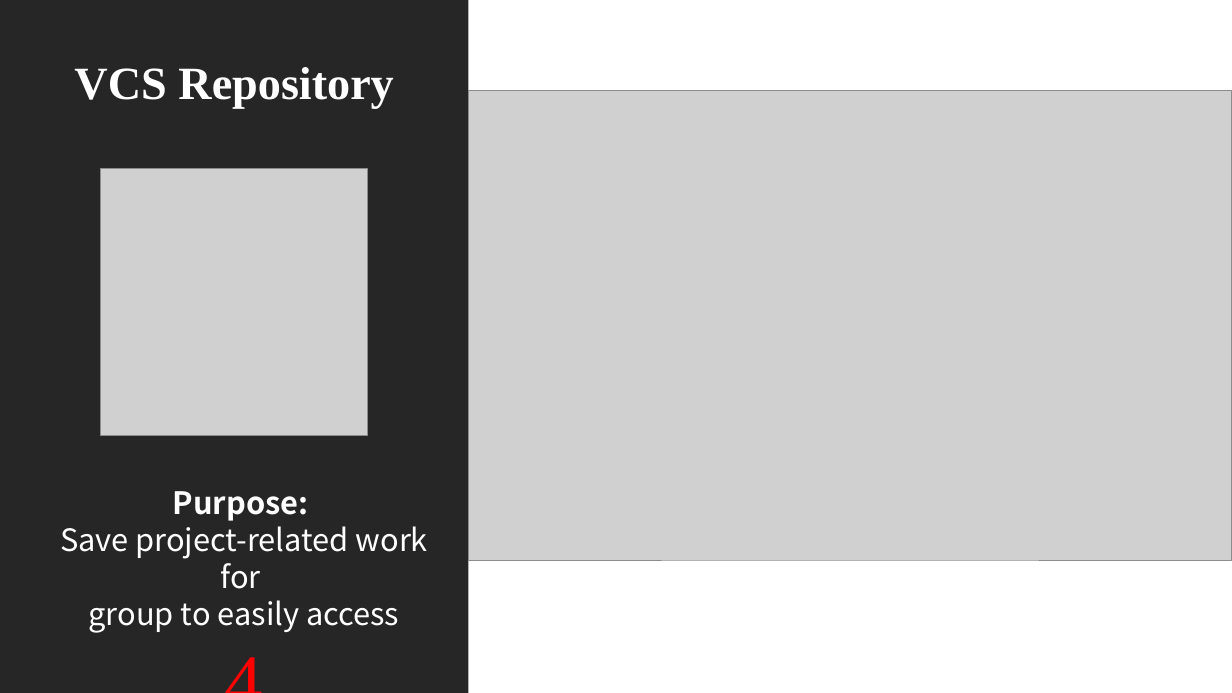
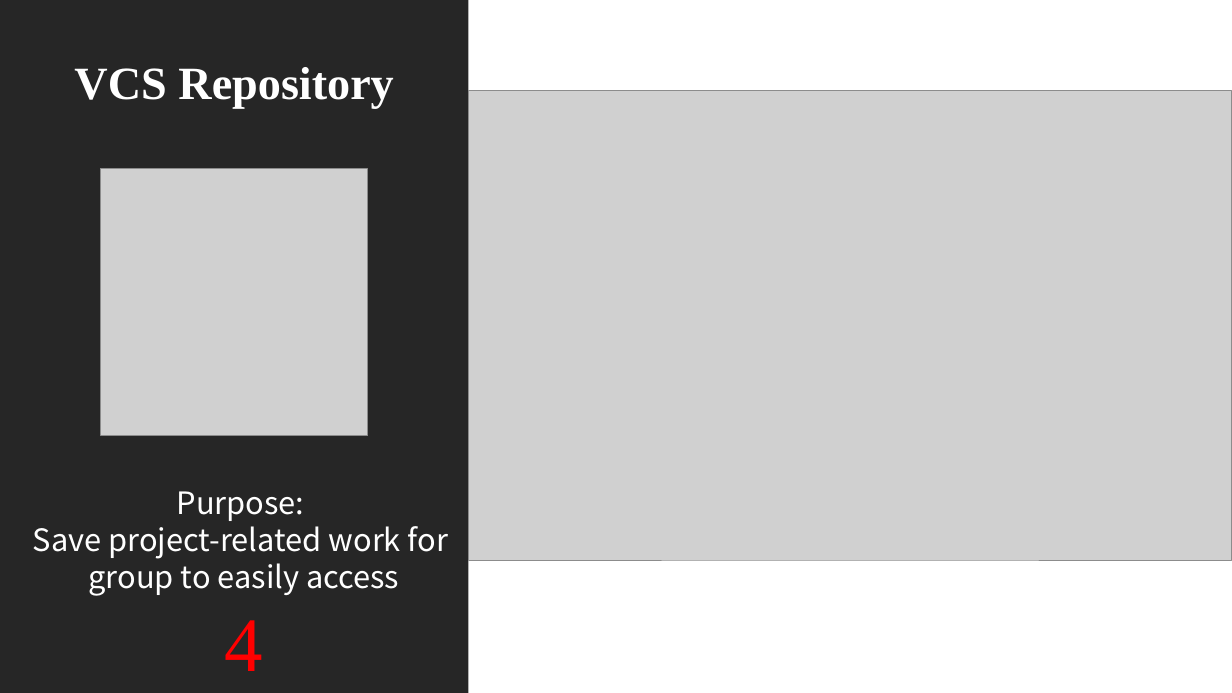
Before and after one commit to Computer-Girl/3308Project, a slide deck: slide 7 of LetsGo.pptx. Drawn at 1232x693 pixels with LibreOffice and Linux fonts; fonts in the diff are those of the drawing; grey boxes stand for pictures. Boxes give left, top, right and bottom in pixels: in the first picture for what was removed or moved away, otherwise in the second. Text is boxed around its words. In the diff, an @@ line names an element or a change of style, - is before the commit and + after.

```diff
--- a/LetsGo.pptx
+++ b/LetsGo.pptx
@@ text "Purpose:" moved from (x1=60, y1=491, x2=428, y2=633) to (x1=33, y1=491, x2=448, y2=671) @@
@@ text at (x1=177, y1=491, x2=305, y2=521): bold off in "Purpose:" @@
```
Also in this commit, not shown: 5 other slides changed, 2 slides added.
